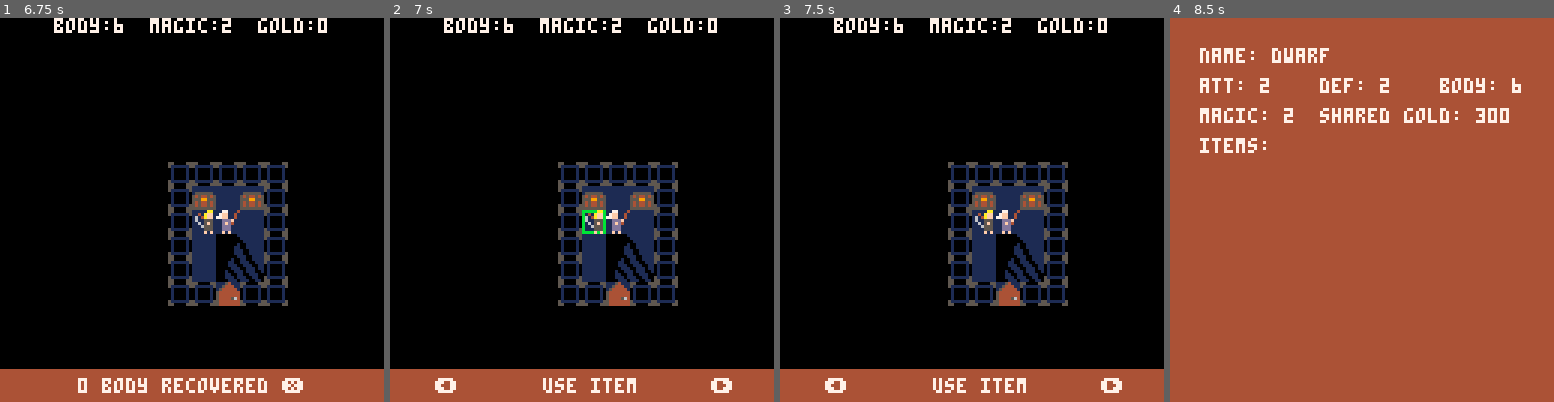
Above: before the commit, frames 1-4 (left to right).
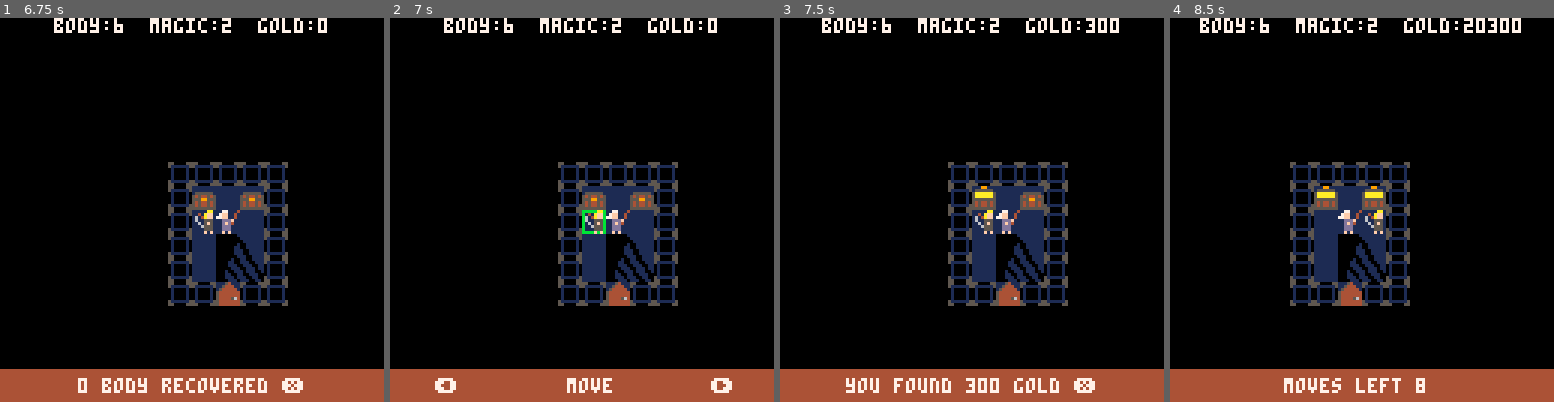
Above: after the commit, the same moments.

Repository: rad-corps/HQuest
Game: PICO-8 cartridge hq.p8
Same seed, same stepped clock (60 frames per second), same inputs: the game is played once before the commit and once after it.
Inputs:
- Up to frame 1 (6.75 s): tap O (Z key) at 0.33, 0.7, 1.43, 2.22, 3.1, 3.98, 4.87, 5.75, 6.63 s; tap X (X key) at 1.07, 2.07, 2.4, 2.73, 3.07, 3.4, 3.73, 4.07, 4.4, 4.73, 5.07, 5.4, 5.73, 6.07, 6.4, 6.73 s; hold Left 1.97-2.37 s; hold Down 2.42-2.82 s; hold Right 2.87-3.53 s; hold Up 3.58-4.08 s; hold Right 4.13-4.53 s; hold Down 4.58-5.08 s; hold Left 5.13-5.8 s; hold Up 5.85-6.18 s; hold Left 6.23-6.63 s; hold Down from 6.68 s (still down)
- Up to frame 2 (7 s): keep holding Down
- Up to frame 3 (7.5 s): tap X (X key) at 7.07, 7.4 s; release Down at 7.08 s; hold Right from 7.13 s (still down)
- Up to frame 4 (8.5 s): tap O (Z key) at 7.52, 8.4 s; tap X (X key) at 7.73, 8.07, 8.4 s; release Right at 7.8 s; hold Up 7.85-8.35 s; hold Right from 8.4 s (still down)

Frame 1 is identical in both runs. In frame 2, 0.5% of the frame differs, in the area x 39-65%, y 93-98%; in frame 3, 2.8%; in frame 4, 92%, in the area x 0-100%, y 0-98%.

Commit message:
default to attack when next to enemy

Diff:
--- a/hq.p8
+++ b/hq.p8
@@ -874,6 +874,12 @@
 	self.movement_dice_rolled = false
 end
 
+function player:initial_update()
+	--are we next to an enemy? set self.menu_selection to 2
+	local en = self:get_adjacent_enemies()
+	if (#en > 0) self.menu_selection = 2
+end
+
 function player:update()
 	if self.alive == false then
 		increment_actor()
@@ -1134,12 +1140,12 @@
 
 function player:set_move_used()
 	self.move_used = true
-	self:next_menu_selection(1)
+	self:next_menu_selection(-1)
 end
 
 function player:set_action_used()
 	self.action_used = true
-	self:next_menu_selection(1)
+	self:next_menu_selection(-1)
 end
 
 function player:do_move_or_action_menu()
@@ -1371,6 +1377,10 @@
 
 	if actor_index > #actors then
 		actor_index = 1
+	end
+
+	if actor_index <= 2 then --humans
+		actors[actor_index]:initial_update()
 	end
 end
 
